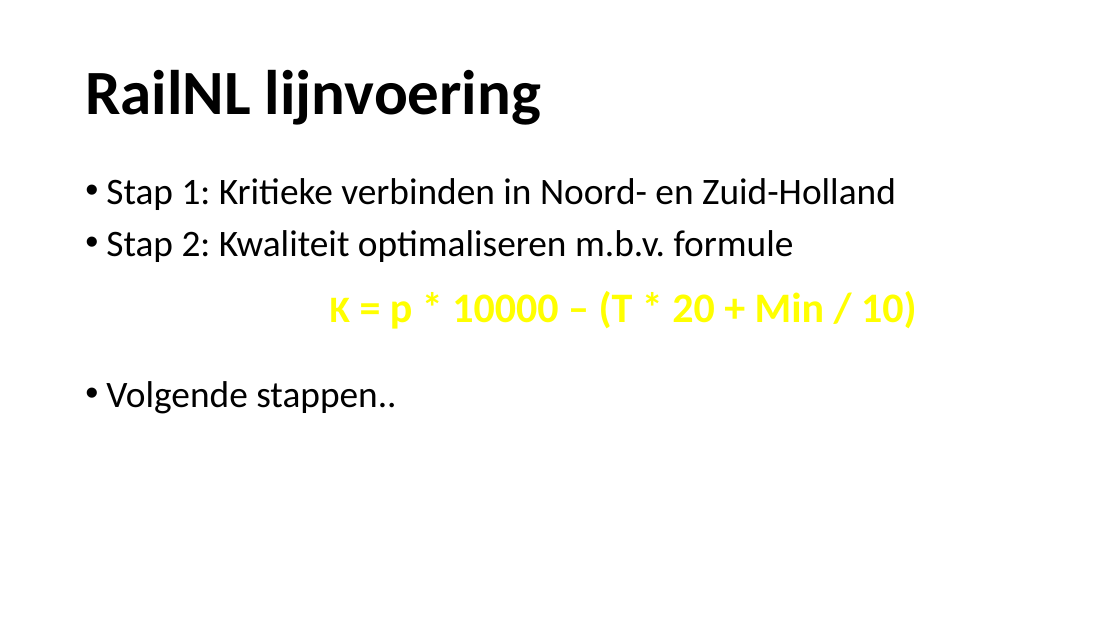
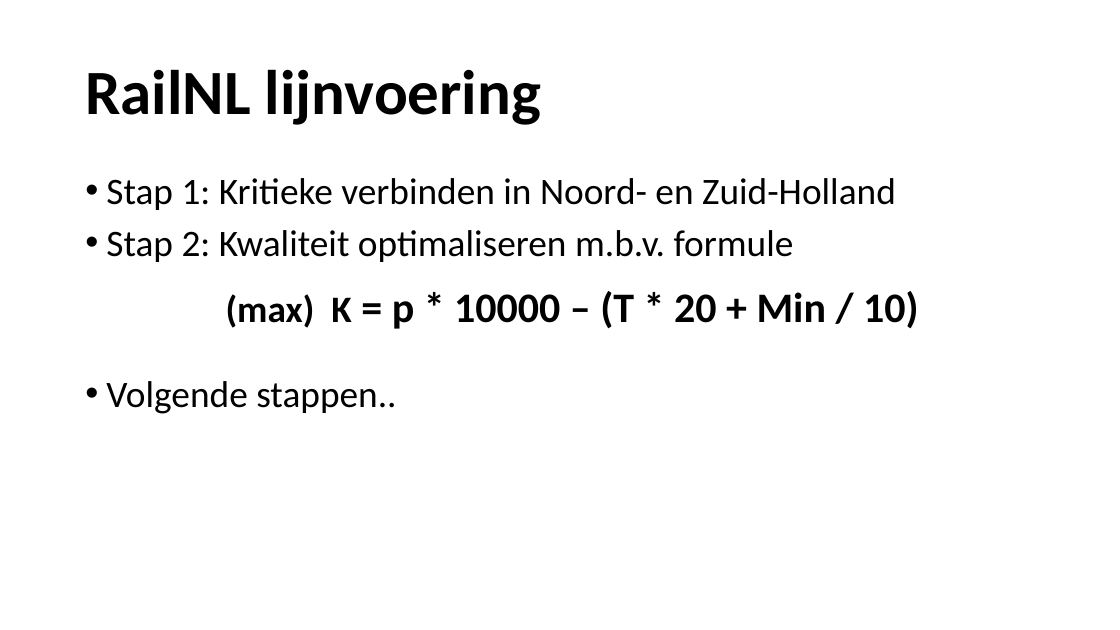
Before and after one commit to lisa259/RailNL, a slide deck: slide 3 of Presentation Judoli.odp. Drawn at 1120x630 pixels with LibreOffice and Linux fonts; fonts in the diff are those of the drawing; background and template pictures are left out. Boxes give left, top, right and bottom in pixels: in the first picture for what was removed or moved away, otherwise in the second. Text is boxed around its words. In the diff, an @@ line names an element or a change of style, - is before the commit and + after.

Commit message:
update powerpoint

```diff
--- a/Presentation Judoli.odp
+++ b/Presentation Judoli.odp
@@ text at box(226, 291, 919, 329): text changed; text colour #FFFF00 to #000000 @@
-K = p * 10000 – (T * 20 + Min / 10)
+(max) K = p * 10000 – (T * 20 + Min / 10)
```
Also in this commit, not shown: 3 other slides changed, 1 slide added, 1 slide removed.
